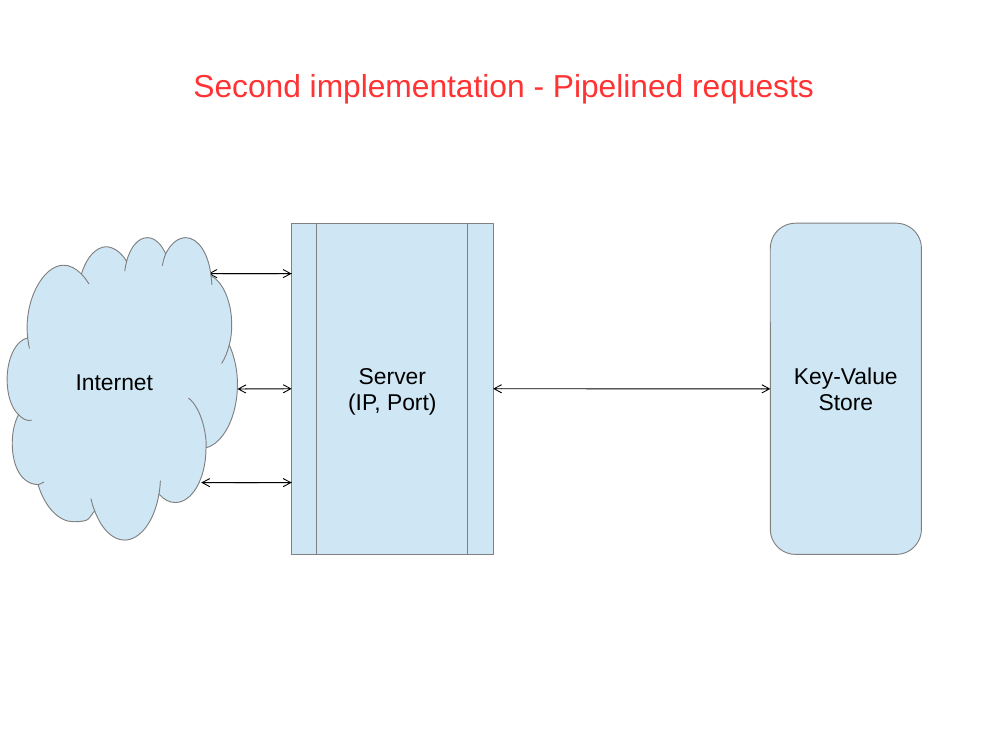
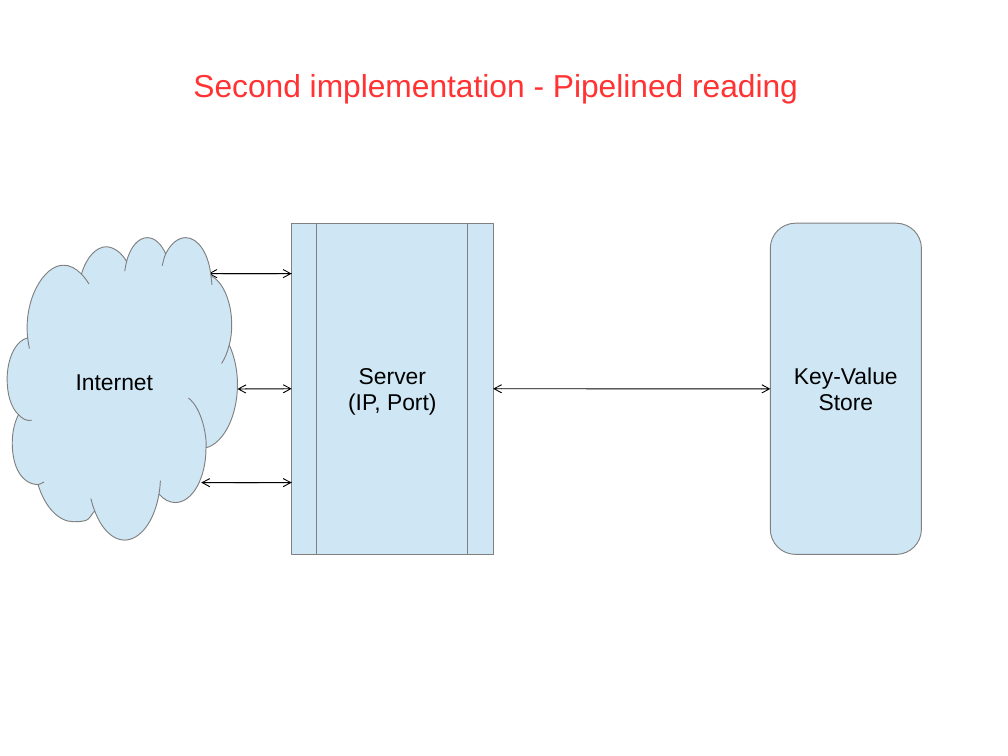
Before and after one commit to PatrickAndrade/top2developers, a slide deck: slide 10 of ProjectMidTermPresentation.ppt. Drawn at 1008x756 pixels with LibreOffice and Linux fonts; fonts in the diff are those of the drawing; background and template pictures are left out. Boxes give left, top, right and bottom in pixels: in the first picture for what was removed or moved away, otherwise in the second. Text is boxed around its words. In the diff, an @@ line names an element or a change of style, - is before the commit and + after.

```diff
--- a/ProjectMidTermPresentation.ppt
+++ b/ProjectMidTermPresentation.ppt
@@ text at (193,74,798,103): text changed @@
-Second implementation - Pipelined requests
+Second implementation - Pipelined reading
@@ freeform shape "Key-Value" at (771,223,922,554): outline redrawn @@
```
Also in this commit, not shown: 8 other slides changed, 1 slide added, 1 slide removed.
